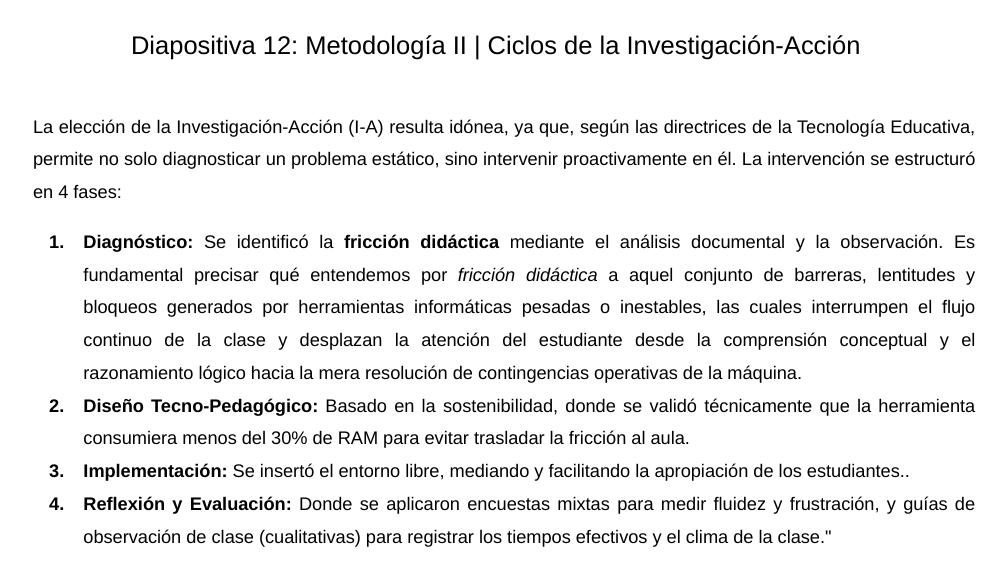
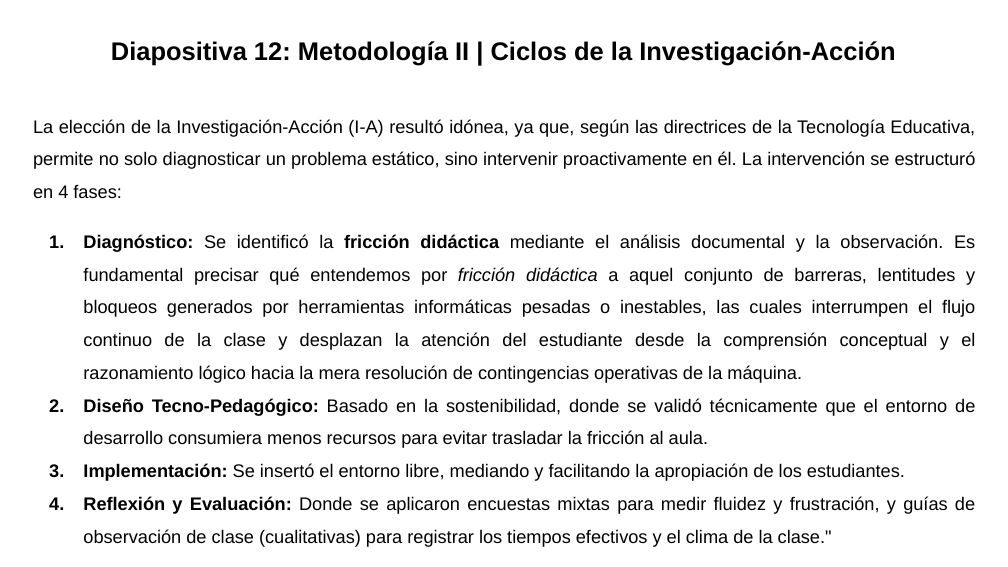
Before and after one commit to gabrielinuz/gabrielinuz.github.io, a slide deck: slide 13 of doc/GUION_DE_DEFENSA_LTE.pptx. Drawn at 1008x567 pixels with LibreOffice and Linux fonts; fonts in the diff are those of the drawing. Boxes give left, top, right and bottom in pixels: in the first picture for what was removed or moved away, otherwise in the second. Text is boxed around its words. In the diff, an @@ line names an element or a change of style, - is before the commit and + after.

```diff
--- a/doc/GUION_DE_DEFENSA_LTE.pptx
+++ b/doc/GUION_DE_DEFENSA_LTE.pptx
@@ title "Diapositiva 12: Metodología II | ...": place and size @@
-title "Diapositiva 12: Metodología II | ..." at [131, 35, 861, 60]
+title "Diapositiva 12: Metodología II | ..." at [111, 41, 895, 65]
@@ title "Diapositiva 12: Metodología II | ..." at [111, 41, 895, 65]: bold on @@
@@ text at [33, 119, 976, 198]: text changed @@
-La elección de la Investigación-Acción (I-A) resulta idónea, ya que, según las directrices de la Tecnología Educativa, permite no solo diagnosticar un problema estático, sino intervenir proactivamente en él. La intervención se estructuró en 4 fases:
+La elección de la Investigación-Acción (I-A) resultó idónea, ya que, según las directrices de la Tecnología Educativa, permite no solo diagnosticar un problema estático, sino intervenir proactivamente en él. La intervención se estructuró en 4 fases:
@@ text at [83, 398, 975, 481]: text changed @@
-2. Diseño Tecno-Pedagógico: Basado en la sostenibilidad, donde se validó técnicamente que la herramienta consumiera menos del 30% de RAM para evitar trasladar la fricción al aula.
-3. Implementación: Se insertó el entorno libre, mediando y facilitando la apropiación de los estudiantes..
+2. Diseño Tecno-Pedagógico: Basado en la sostenibilidad, donde se validó técnicamente que el entorno de desarrollo consumiera menos recursos para evitar trasladar la fricción al aula.
+3. Implementación: Se insertó el entorno libre, mediando y facilitando la apropiación de los estudiantes.
```
Also in this commit, not shown: 18 other slides changed, 1 other file.
